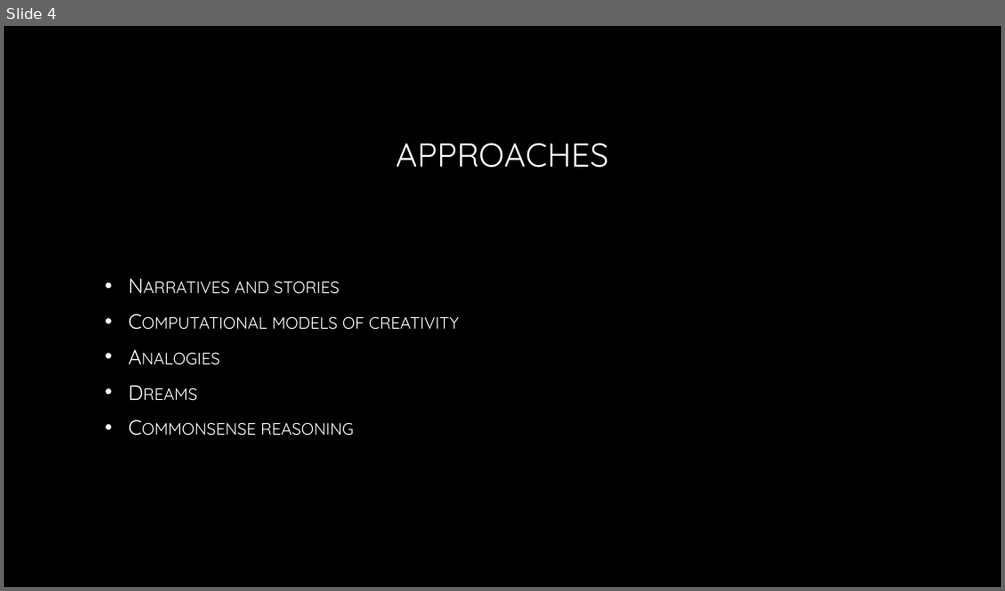
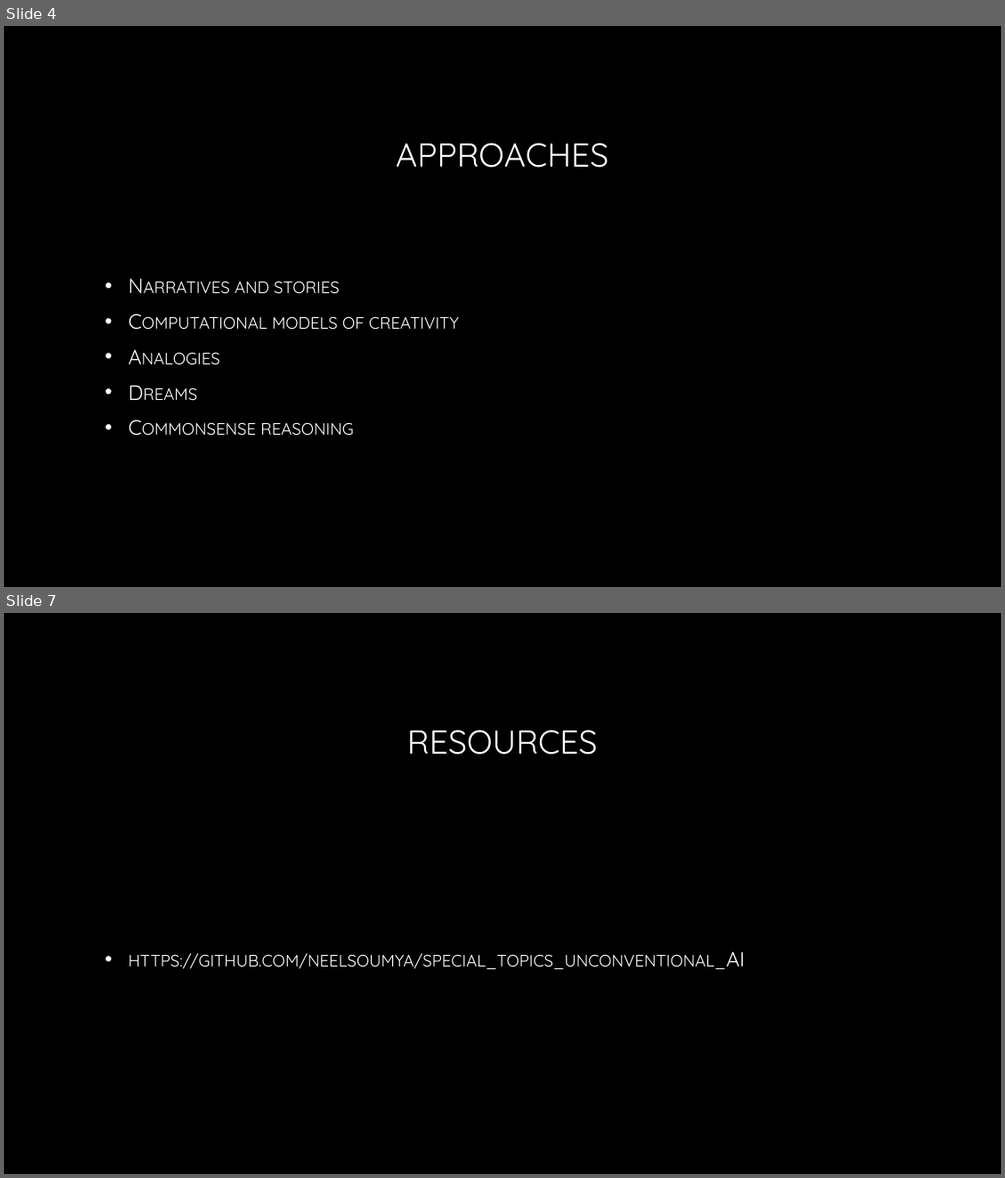
Before and after one commit to neelsoumya/special_topics_unconventional_AI, a slide deck: intro.pptx. Shown one above the other, each under a label of ours: slide 4 before the commit, slides 4 and 7 after it; the slides between them are not shown. The pictures are 1005x591 and 1005x1178 pixels, drawn with LibreOffice and Linux fonts; fonts in the diff are those of the drawing; background and template pictures are left out. Boxes give left, top, right and bottom in pixels: in the first picture for what was removed or moved away, otherwise in the second. Text is boxed around its words. In the diff, an @@ line names an element or a change of style, - is before the commit and + after.

Commit message:
adding slides

```diff
--- a/intro.pptx
+++ b/intro.pptx
@@ slide 7 added at (4, 613, 1001, 1174), background picture (left out) @@
@@ title added at (407, 730, 598, 755), 32 pt, text gradient #FFFFFF to #A6A6A6 @@
+RESOURCES
@@ text added at (129, 951, 744, 969), 20 pt, text gradient #FFFFFF to #BFBFBF, small capitals @@
+• https://github.com/neelsoumya/special_topics_unconventional_AI
```
Also in this commit, not shown: 1 slide changed, 1 other slide added.
